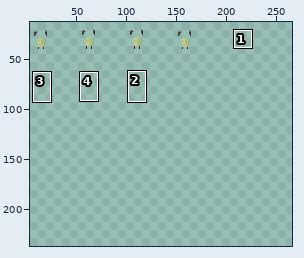
A sprite sheet gets an edit: Assets/VERSATILISTS/sprite/character/player/biggner/clothes_B.png. Above: a wide view before the commit, with the close-up outlined.
Close-up. Before the commit:
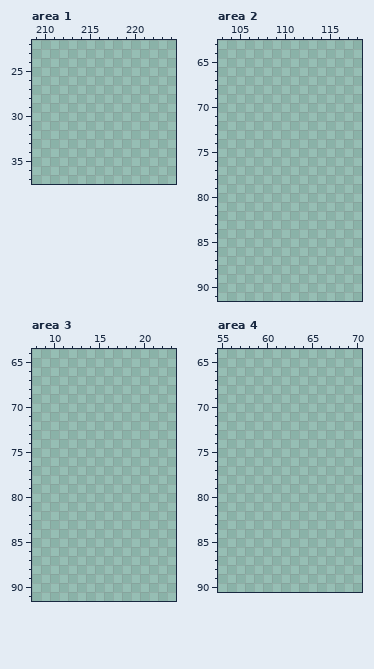
The file is 288x192 pixels. Shown: area 1: x 209..224, y 22..37; area 2: x 103..118, y 63..91; area 3: x 8..23, y 64..91; area 4: x 55..70, y 64..90. The old version is drawn lined up with the new one, on the new canvas. The wide view leaves out empty margins. The commit also changed other parts of the picture, which this record leaves out.
The result:
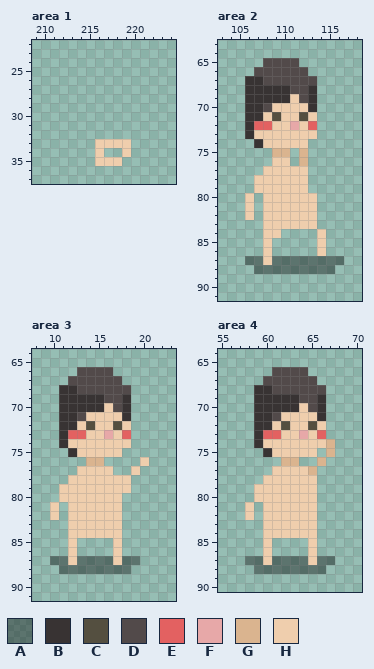
Palette (. is transparent): A #00000063  B #383333  C #544f40  D #524a4a  E #e36161  F #e7a8a8  G #dab48f  H #efcead
From old to new:
canvas 288x192 -> 288x240
Changed rows in their new state; - is an unchanged pixel.
Area 1:
first column x 216:
33 HHHH
34 H--H
35 HHH-
Area 2:
first column x 106:
65 --DDDD-----
66 -DDDDDD----
67 BBDDDDDD---
68 BBBBBDDB---
69 BBBBBHDB---
70 BBDHHHHB---
71 BBHCHHCH---
72 BEEHHFHE---
73 BHHHHHHH---
74 -BHHHHH----
75 ---GG-G----
76 ---HH-G----
77 --HHHHH----
78 -HHHHHH----
79 -HHHHHH----
80 H-HHHHHH---
81 H-HHHHHH---
82 H-HHHHHH---
83 --HHHHHH---
84 --HH----H--
85 --H-----H--
86 --H-----H--
87 AAHAAAAAAAA
88 -AAAAAAAAA-
Area 3:
first column x 10:
66 ---DDDD----
67 --DDDDDD---
68 -BBDDDDDD--
69 -BBBBBDDB--
70 -BBBBBHDB--
71 -BBDHHHHB--
72 -BBHCHHCH--
73 -BEEHHFHE--
74 -BHHHHHHH--
75 --BHHHHH---
76 ----GG----H
77 ---HHHH--H-
78 --HHHHHHH--
79 -HHHHHHHH--
80 -HHHHHHH---
81 H-HHHHHH---
82 H-HHHHHH---
83 --HHHHHH---
84 --HHHHHH---
85 --H----H---
86 --H----H---
87 AAHAAAAHAA-
88 -AAAAAAAA--
Area 4:
first column x 58:
66 ---DDDD---
67 --DDDDDD--
68 -BBDDDDDD-
69 -BBBBBDDB-
70 -BBBBBHDB-
71 -BBDHHHHB-
72 -BBHCHHCH-
73 -BEEHHFHE-
74 -BHHHHHHHG
75 --BHHHHH-G
76 ----GG--G-
77 ---HHHHG--
78 --HHHHHH--
79 -HHHHHHH--
80 -HHHHHHH--
81 H-HHHHHH--
82 H-HHHHHH--
83 --HHHHHH--
84 --HHHHHH--
85 --H----H--
86 --H----H--
87 AAHAAAAHAA
88 -AAAAAAAA-
Changed places in both close-ups, as pixel boxes (x1, y1, x2, y2):
added: (95, 139, 131, 166)
added: (245, 58, 344, 274)
added: (50, 367, 149, 574)
added: (245, 367, 335, 574)
